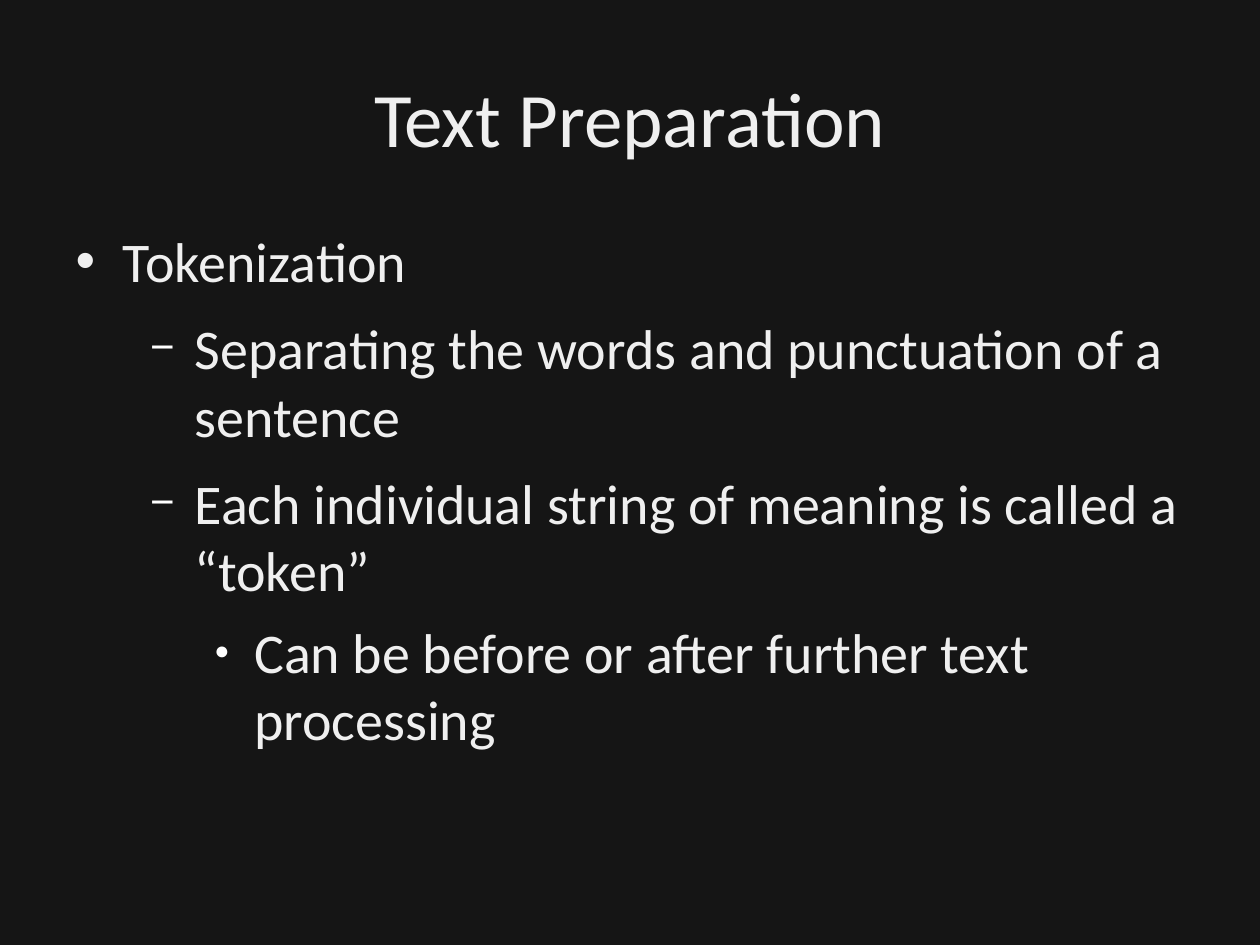
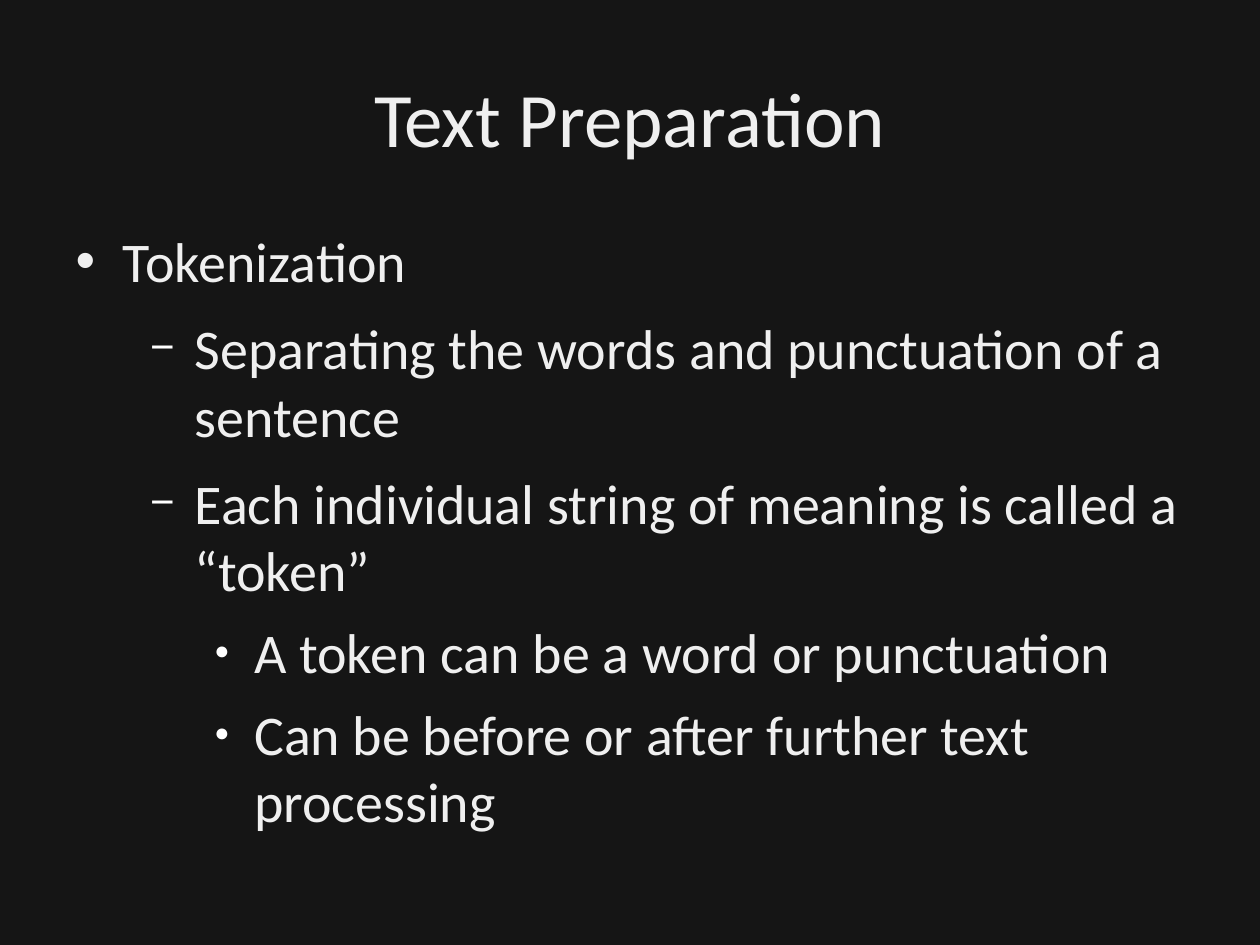
Before and after one commit to dbowmans46/PracticalProgramming, a slide deck: slide 20 of Session 7 - Python/Instructional Material/Session 7 - Python Brief Intro to NLP.odp (slide 18 before the commit). Drawn at 1260x945 pixels with LibreOffice and Linux fonts; fonts in the diff are those of the drawing; background and template pictures are left out; a plain dark background stands for a picture behind light text. Boxes give left, top, right and bottom in pixels: in the first picture for what was removed or moved away, otherwise in the second. Text is boxed around its words. In the diff, an @@ line names an element or a change of style, - is before the commit and + after.

Commit message:
Added slides for part-of-speech tagging.  Added details to nomenclature on language mixing.  Added goal slide.  Included in-class example and in-clss exercise queue slides for text preparation section.

```diff
--- a/Session 7 - Python/Instructional Material/Session 7 - Python Brief Intro to NLP.odp
+++ b/Session 7 - Python/Instructional Material/Session 7 - Python Brief Intro to NLP.odp
@@ text at (254,634,1110,682): paragraph added @@
+    ● A token can be a word or punctuation
```
Also in this commit, not shown: 4 other slides changed, 8 slides added.
